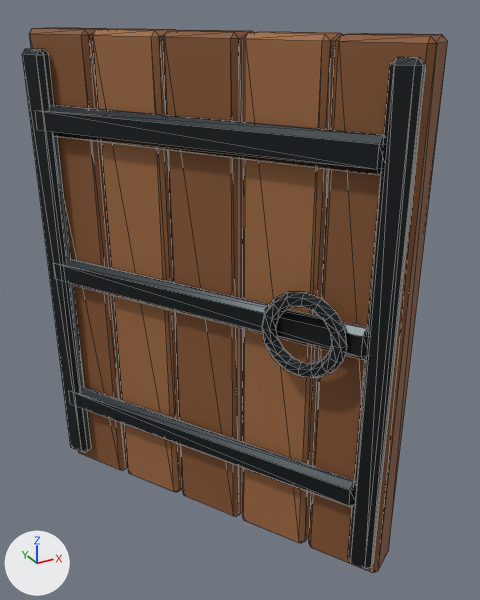
A saved change to the glTF model src/game/models/castle/leisure/terrace-door.glb.
Both versions are drawn from a 50 mm camera at (-0.923, -2.11, 1.295) aimed at (-0.178, -0.757, 0.618). The axes (+X, +Y, +Z) are drawn at lower left. The lights are the same throughout. The older version comes first. Both versions are drawn at frame 12 of the action 'Open'; the numbers are the values there. Mesh edges are drawn as thin lines.

Script lines for the objects in view, before the commit:
```python
me_cube_007 = bpy.data.meshes.new('Cube.007')
me_cube_007.from_pydata(...)  # 24 vertices, 44 faces; spans x -0.455..0.455, y -0.018..0.018, z -0.038..0.038
me_cube_007.materials.append(mat_terrace_blackened_iron)  # dark grey #2c3134
me_torus = bpy.data.meshes.new('Torus')
me_torus.from_pydata(...)  # 96 vertices, 192 faces; spans x -0.103..0.103, y -0.103..0.103, z -0.016..0.016
me_torus.materials.append(mat_terrace_blackened_iron)  # dark grey #2c3134
ob_terrace_door_hinge = bpy.data.objects.new('Terrace door hinge', None)
ob_terrace_door_hinge.parent = ob_terrace_single_door
ob_terrace_door_hinge.location = (-0.5, -0.31, 0.0)
ob_terrace_door_hinge.rotation_euler = (0.0, 0.0, -1.03)  # degrees (0, 0, -59)
ob_terrace_door_iron_strap_002 = bpy.data.objects.new('Terrace door iron strap.002', me_cube_007)
ob_terrace_door_iron_strap_002.parent = ob_terrace_door_hinge
ob_terrace_door_iron_strap_002.location = (0.48, -0.064, 1.04)
ob_terrace_door_ring_handle = bpy.data.objects.new('Terrace door ring handle', me_torus)
ob_terrace_door_ring_handle.parent = ob_terrace_door_hinge
ob_terrace_door_ring_handle.location = (0.79, -0.095, 0.64)
ob_terrace_door_ring_handle.rotation_euler = (1.571, 0.0, 0.0)  # degrees (90, 0, 0)
# also in view: 'Terrace door plank 5' at (-0.036, -1.081, 0.625); 'Terrace door plank 4' at (-0.139, -0.91, 0.625); 'Terrace door plank 2' at (-0.345, -0.567, 0.625); 'Terrace door plank 1' at (-0.448, -0.396, 0.625); 'Terrace door iron strap' at (-0.308, -0.754, 0.24)
```
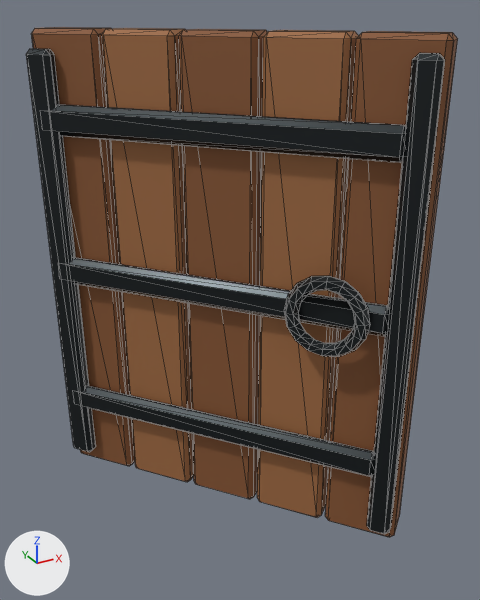
ob_terrace_door_hinge is not drawn itself; it is the parent of ob_terrace_door_hinge_spine, ob_terrace_door_iron_strap, ob_terrace_door_iron_strap_001, ob_terrace_door_iron_strap_002, ob_terrace_door_outer_stile, ob_terrace_door_plank_1, ob_terrace_door_plank_2, ob_terrace_door_plank_3.

Pixel boxes [x1, y1, x2, y2] of what changed, in the pictures (480 x 600 px):
'Terrace door plank 5', turned: before [309, 33, 448, 573]; after [325, 31, 458, 537]
'Terrace door plank 4', turned: before [242, 31, 341, 543]; after [257, 30, 358, 517]
'Terrace door plank 3', turned: before [163, 30, 253, 517]; after [179, 29, 267, 499]
'Terrace door plank 2', turned: before [92, 28, 182, 492]; after [102, 28, 194, 482]
'Terrace door outer stile', turned: before [348, 57, 426, 569]; after [367, 53, 445, 534]
'Terrace door plank 1', turned: before [29, 27, 128, 470]; after [31, 27, 135, 466]
'Terrace door iron strap.002', turned: before [45, 105, 384, 175]; after [51, 104, 407, 163]
'Terrace door iron strap.001', turned: before [62, 258, 368, 360]; after [68, 257, 389, 336]
'Terrace door iron strap', turned: before [77, 387, 355, 507]; after [82, 385, 374, 477]
'Terrace door hinge spine', turned: before [22, 48, 91, 453]; after [26, 48, 96, 452]
'Terrace door ring handle', turned (not visible afterwards): before [262, 292, 347, 378]
'Terrace door outside ring handle', added: after [284, 276, 370, 356]

The change, as a list of edits to the scene's bpy script:
```text
Change ob_terrace_door_hinge:
    ob_terrace_door_hinge.rotation_euler: (0.0, 0.0, -1.03) -> (0.0, 0.0, -0.889)  # degrees (0, 0, -59) -> degrees (0, 0, -51)
Add ob_terrace_door_outside_ring_handle:
    ob_terrace_door_outside_ring_handle = bpy.data.objects.new('Terrace door outside ring handle', me_torus)
    ob_terrace_door_outside_ring_handle.parent = ob_terrace_door_hinge
    ob_terrace_door_outside_ring_handle.location = (0.79, -0.095, 0.64)
    ob_terrace_door_outside_ring_handle.rotation_euler = (1.571, 0.0, 0.0)  # degrees (90, 0, 0)
```
